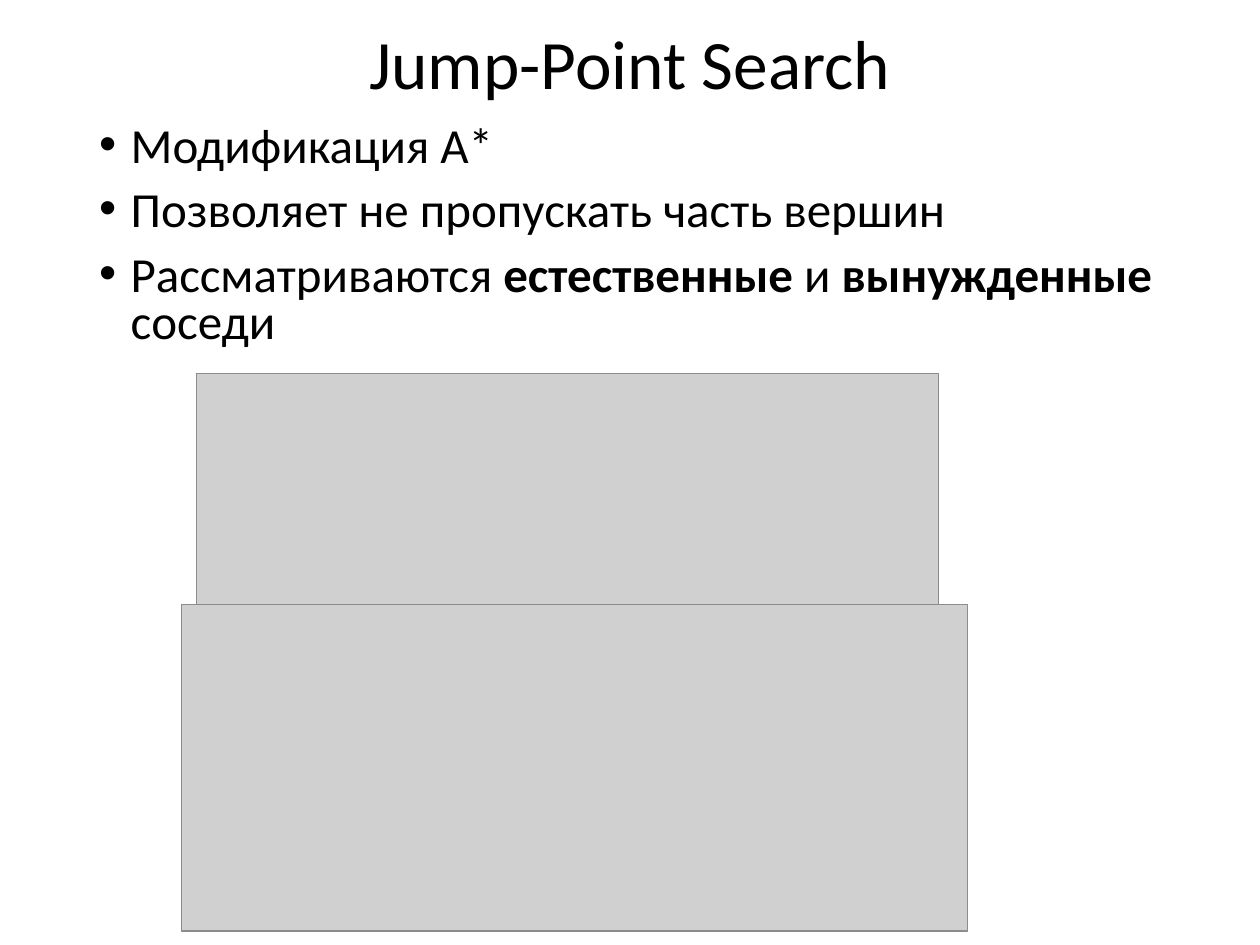
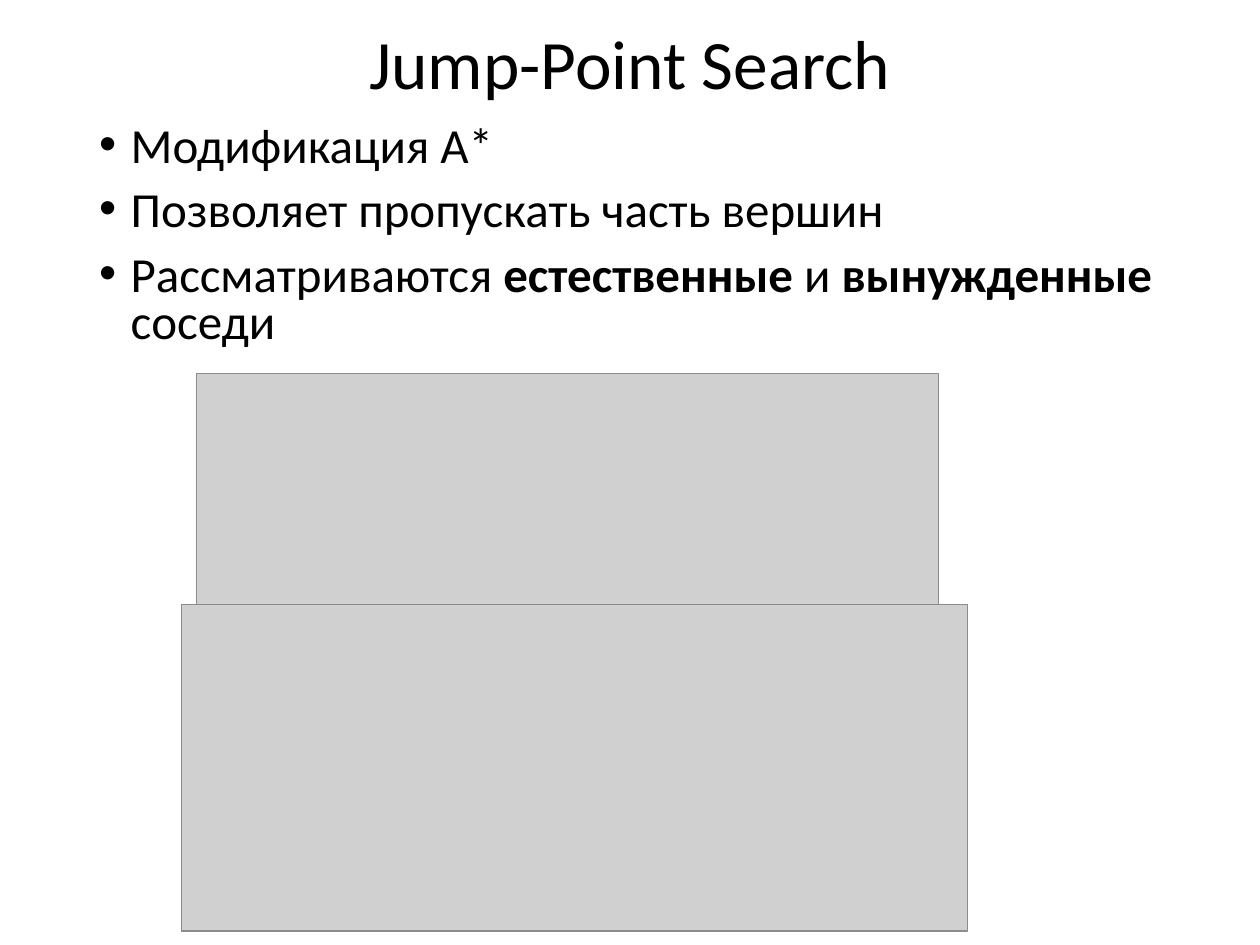
Before and after one commit to schadov/241m-lectures, a slide deck: slide 14 of Algorithms.pptx. Drawn at 1260x945 pixels with LibreOffice and Linux fonts; fonts in the diff are those of the drawing; grey boxes stand for pictures. Boxes give left, top, right and bottom in pixels: in the first picture for what was removed or moved away, otherwise in the second. Text is boxed around its words. In the diff, an @@ line names an element or a change of style, - is before the commit and + after.

```diff
--- a/Algorithms.pptx
+++ b/Algorithms.pptx
@@ text at [131,195,884,235]: text changed @@
-• Позволяет не пропускать часть вершин
+• Позволяет пропускать часть вершин
```
Also in this commit, not shown: 6 other slides changed, 6 slides added, 1 slide removed.
